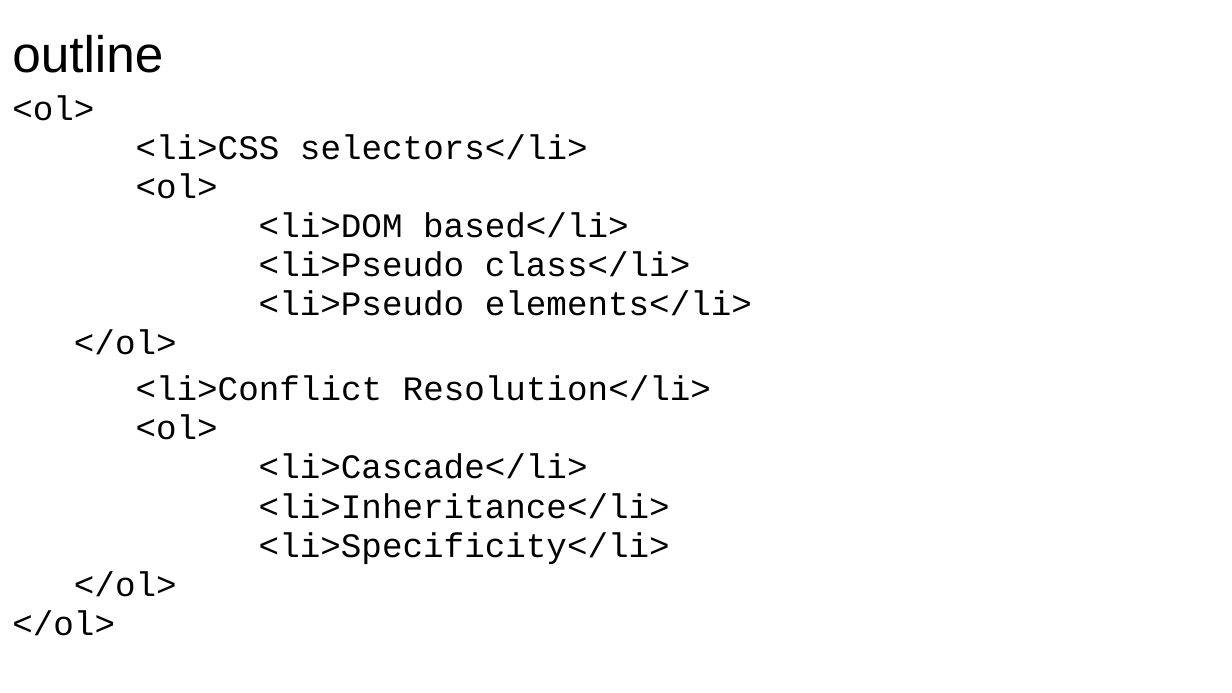
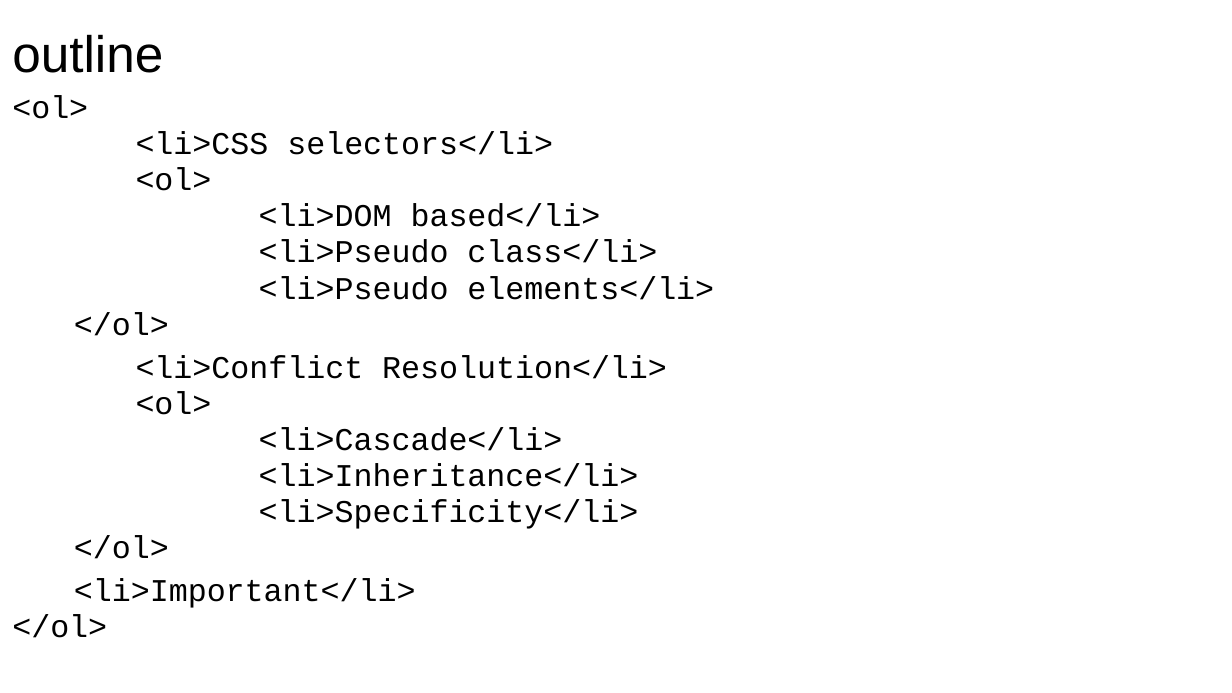
Before and after one commit to manglayev/nu-courses-material, a slide deck: slide 2 of CSCI-111/week-3/week-3-lecture.pptx. Drawn at 1232x693 pixels with LibreOffice and Linux fonts; fonts in the diff are those of the drawing. Boxes give left, top, right and bottom in pixels: in the first picture for what was removed or moved away, otherwise in the second. Text is boxed around its words. In the diff, an @@ line names an element or a change of style, - is before the commit and + after.

```diff
--- a/CSCI-111/week-3/week-3-lecture.pptx
+++ b/CSCI-111/week-3/week-3-lecture.pptx
@@ text at (x1=12, y1=95, x2=714, y2=638): size 20 to 18.5 pt @@
@@ text at (x1=74, y1=578, x2=416, y2=608): paragraph added @@
+<li>Important</li>
```
Also in this commit, not shown: 3 other slides changed, 4 slides added, 19 other files.
